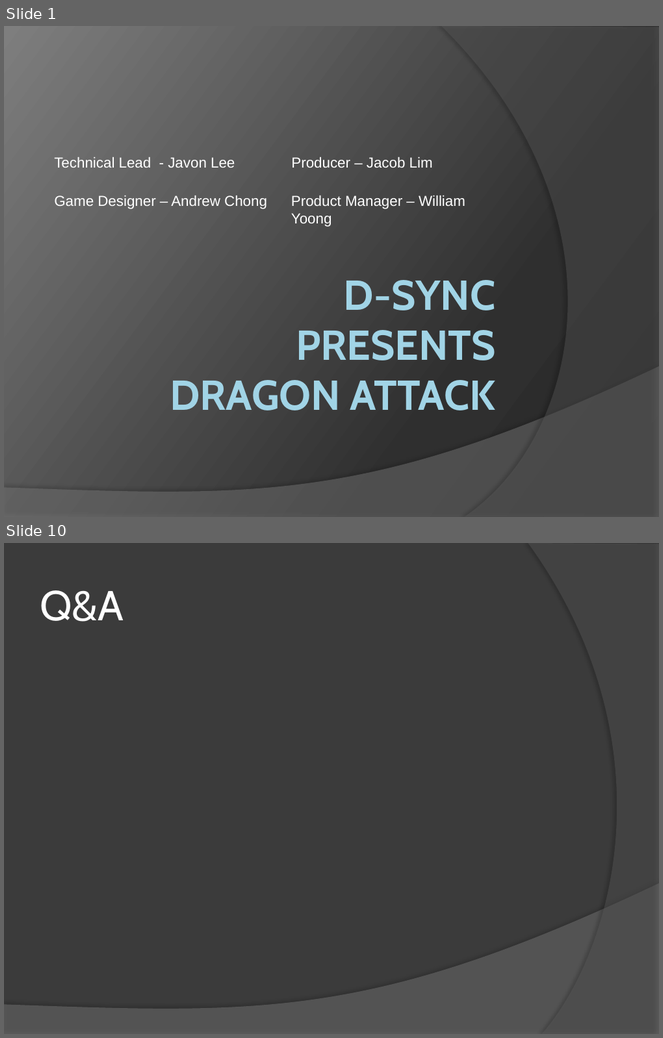
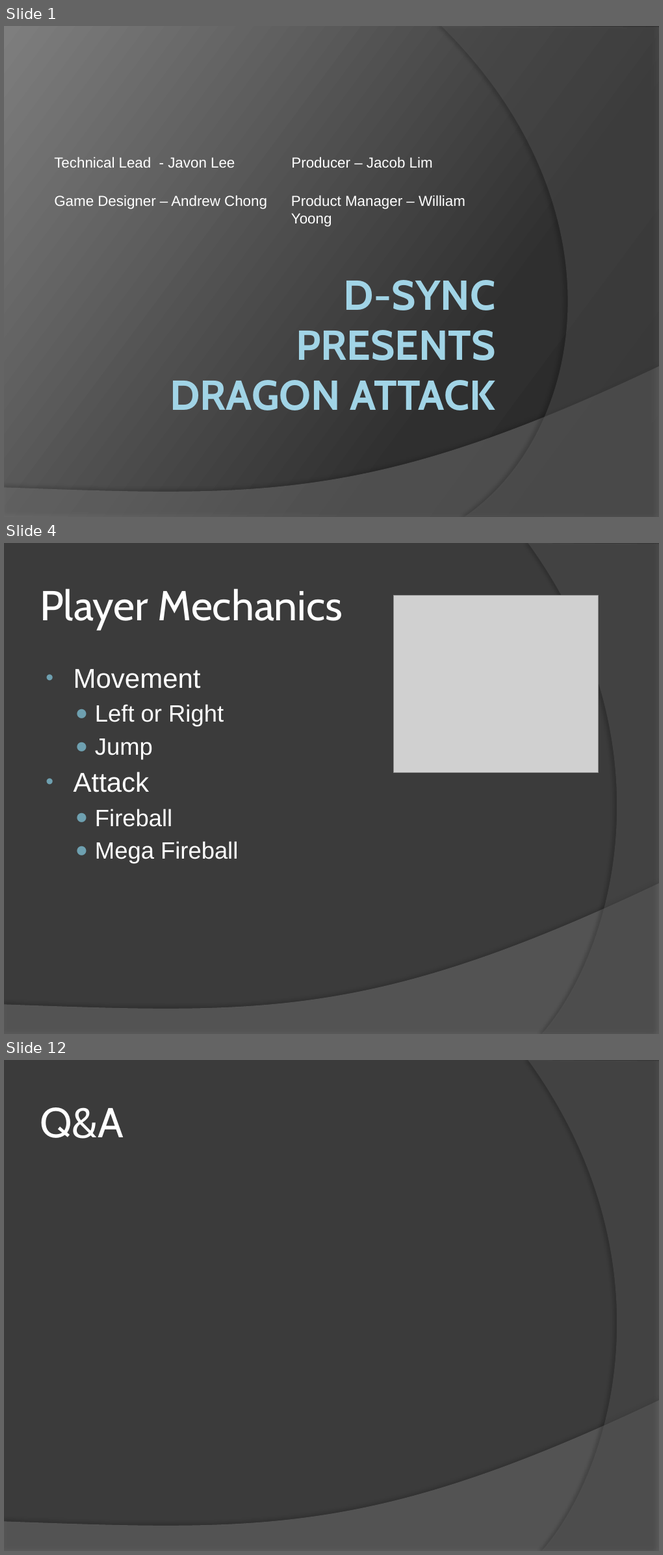
Before and after one commit to everescent/drqst, a slide deck: Pre-Production/D-Sync.pptx. Shown one above the other, each under a label of ours: slides 1 and 10 before the commit, slides 1, 4 and 12 after it; the slides between them are not shown. The pictures are 663x1038 and 663x1555 pixels, drawn with LibreOffice and Linux fonts; fonts in the diff are those of the drawing; grey boxes stand for pictures. Boxes give left, top, right and bottom in pixels: in the first picture for what was removed or moved away, otherwise in the second. Text is boxed around its words. In the diff, an @@ line names an element or a change of style, - is before the commit and + after.

```diff
--- a/Pre-Production/D-Sync.pptx
+++ b/Pre-Production/D-Sync.pptx
@@ slide 4 added at [4, 543, 659, 1034], background #3B3B3B; not listed: 2 template elements that a slide beside it also shows @@
@@ title added at [40, 589, 343, 629], 46 pt, text #FFFFFF @@
+Player Mechanics
@@ picture added at [393, 596, 597, 773] @@
@@ text added at [74, 669, 238, 864], 26 pt, text #FFFFFF @@
+• Movement
+  ● Left or Right
+  ● Jump
+• Attack
+  ● Fireball
+  ● Mega Fireball
@@ what was slide 10 is now slide 12 @@
```
Also in this commit, not shown: 7 slides changed, 2 other slides added, 1 slide removed.
